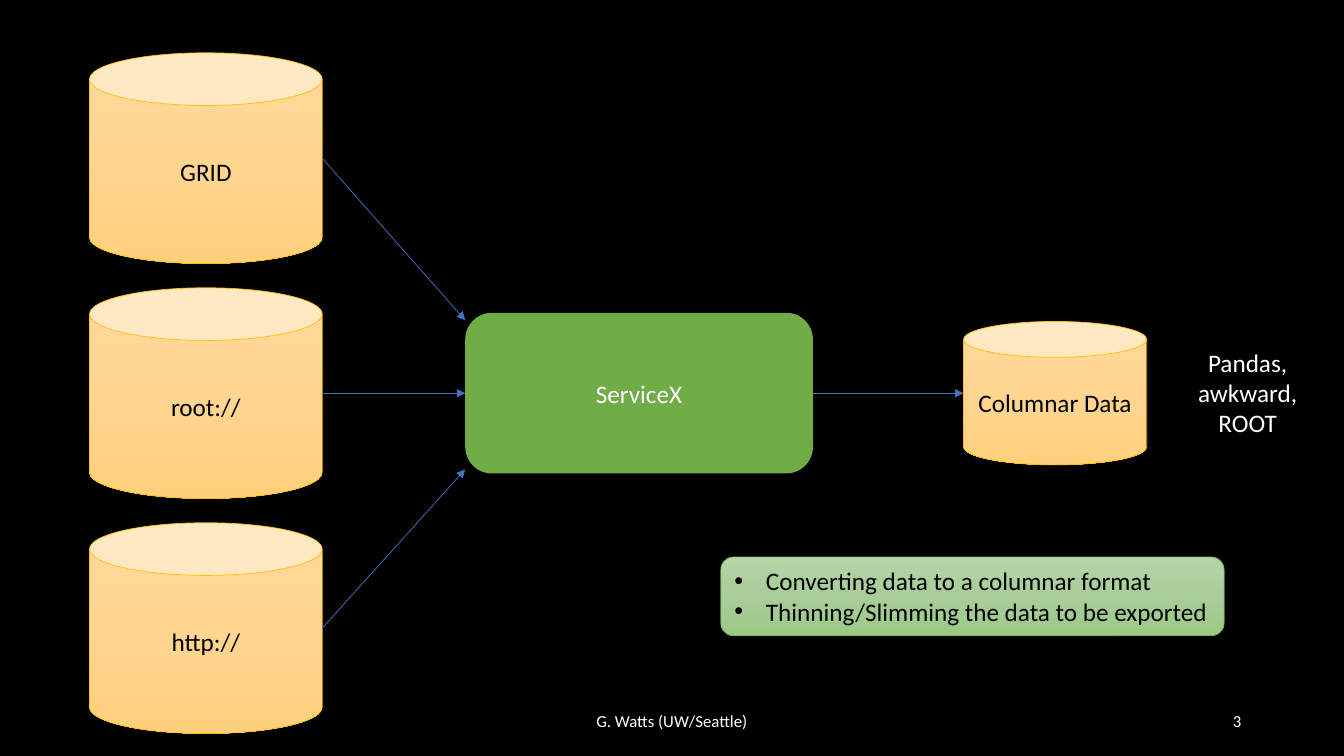
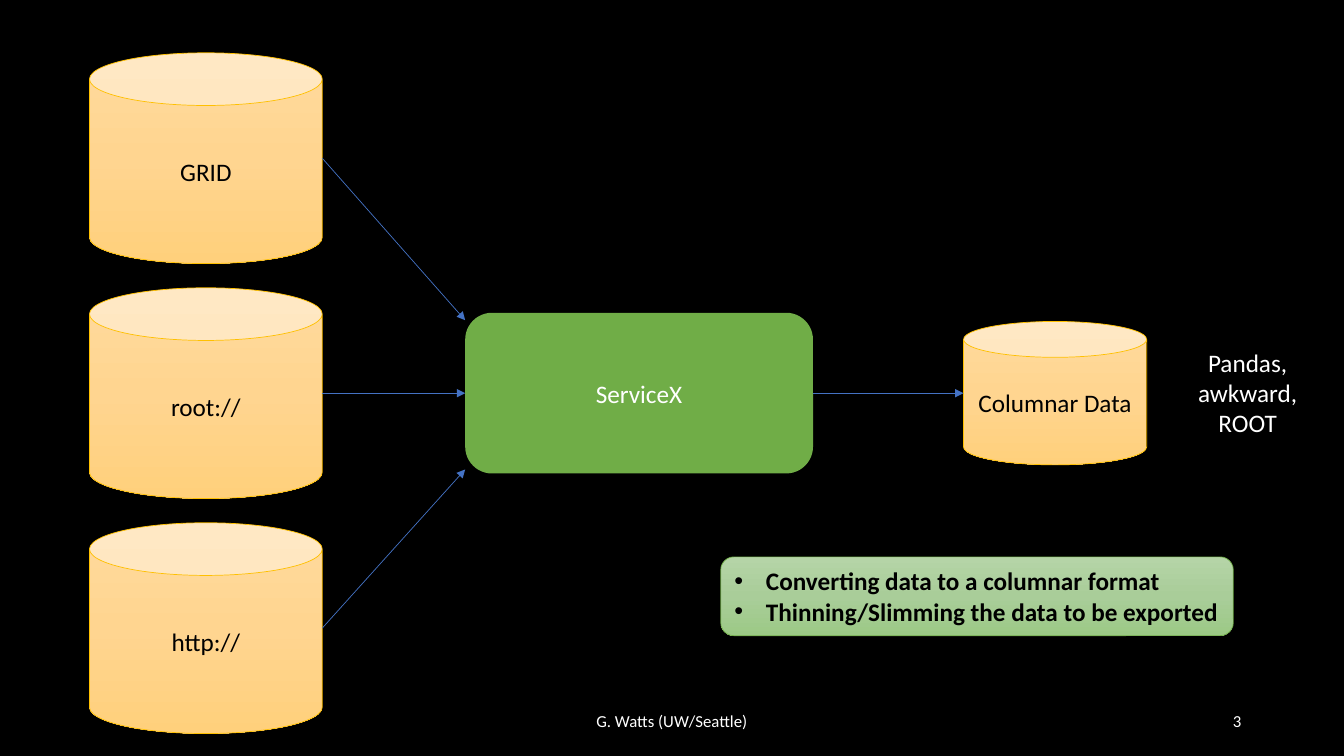
Before and after one commit to iris-hep/agc-workshop-2022-servicex, a slide deck: slide 3 of servicex.pptx. Drawn at 1344x756 pixels with LibreOffice and Linux fonts; fonts in the diff are those of the drawing. Boxes give left, top, right and bottom in pixels: in the first picture for what was removed or moved away, otherwise in the second. Text is boxed around its words. In the diff, an @@ line names an element or a change of style, - is before the commit and + after.

```diff
--- a/servicex.pptx
+++ b/servicex.pptx
@@ rounded rectangle "Converting data to a columnar ...": place and size @@
-rounded rectangle "Converting data to a columnar ..." at (721,557,1225,635)
+rounded rectangle "Converting data to a columnar ..." at (721,557,1234,635)
@@ rounded rectangle "Converting data to a columnar ..." at (721,557,1234,635): bold on @@
```
Also in this commit, not shown: 8 other slides changed, 15 slides added, 2 slides removed, 2 other files.
